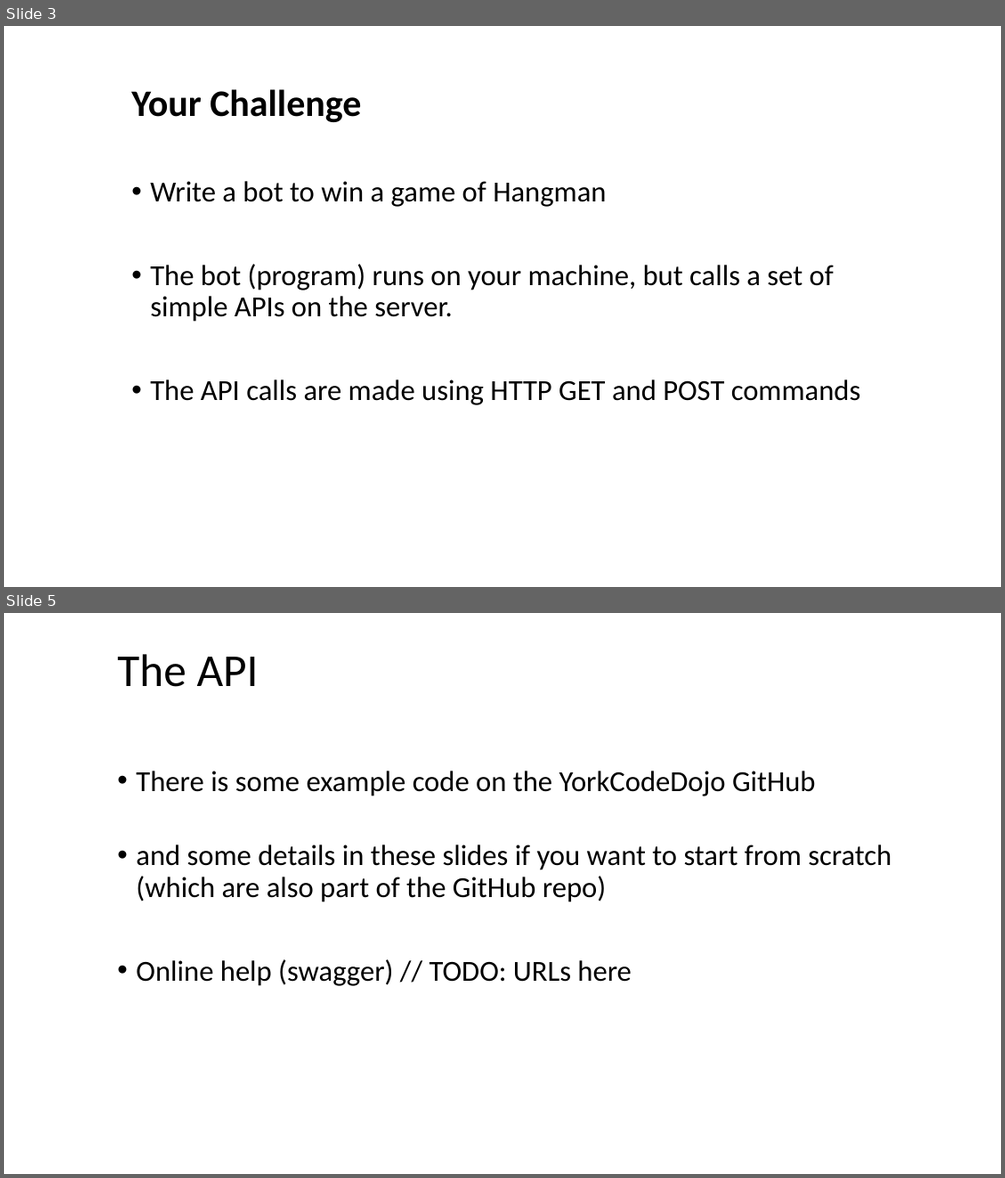
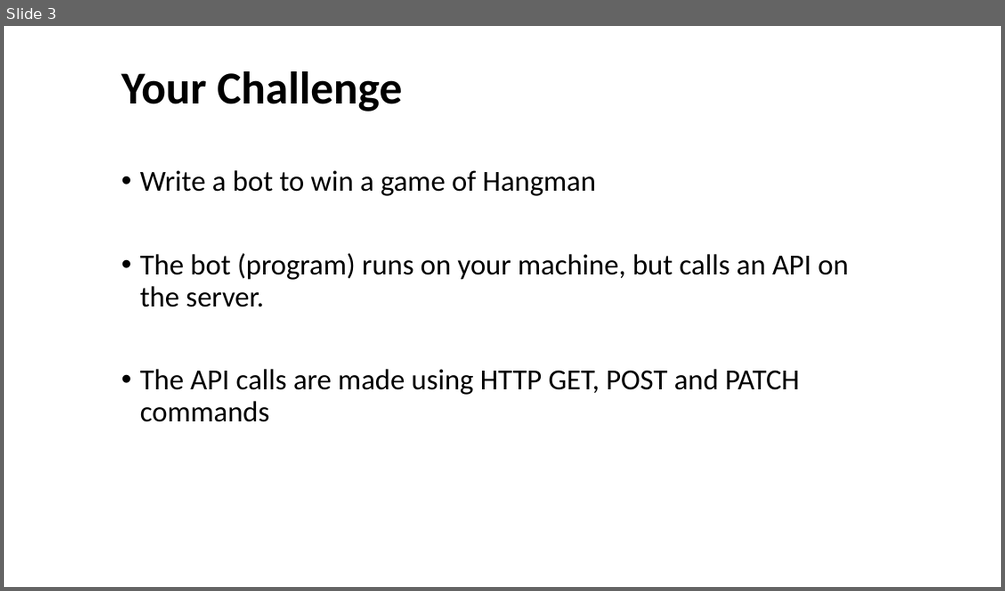
Before and after one commit to BatFace/Connect4, a slide deck: CodeDojoIntroMaterials/Hangman.pptx. Shown one above the other, each under a label of ours: slides 3 and 5 before the commit, slide 3 after it; the slides between them are not shown. The pictures are 1005x1178 and 1005x591 pixels, drawn with LibreOffice and Linux fonts; fonts in the diff are those of the drawing; background and template pictures are left out. Boxes give left, top, right and bottom in pixels: in the first picture for what was removed or moved away, otherwise in the second. Text is boxed around its words. In the diff, an @@ line names an element or a change of style, - is before the commit and + after.

Commit message:
Update Dojo-related docs

```diff
--- a/CodeDojoIntroMaterials/Hangman.pptx
+++ b/CodeDojoIntroMaterials/Hangman.pptx
@@ slide 5 removed at [4, 613, 1001, 1174], background #FFFFFF @@
@@ title removed at [117, 654, 259, 687] @@
-The API
@@ text removed at [136, 771, 891, 986] @@
-• There is some example code on the YorkCodeDojo GitHub
-• and some details in these slides if you want to start from scratch (which are also part of the GitHub repo)
-• Online help (swagger) // TODO: URLs here
@@ slide 3 changed as well @@
@@ text "Your Challenge": place and size @@
-text "Your Challenge" at [131, 89, 861, 405]
+text "Your Challenge" at [121, 71, 848, 422]
@@ text at [121, 71, 402, 111]: size 36 to 44 pt in "Your Challenge" @@
@@ text at [140, 253, 848, 422]: text changed @@
-• The bot (program) runs on your machine, but calls a set of simple APIs on the server.
-• The API calls are made using HTTP GET and POST commands
+• The bot (program) runs on your machine, but calls an API on the server.
+• The API calls are made using HTTP GET, POST and PATCH commands
```
Also in this commit, not shown: 3 other slides changed, 5 other slides removed, 2 other files.
